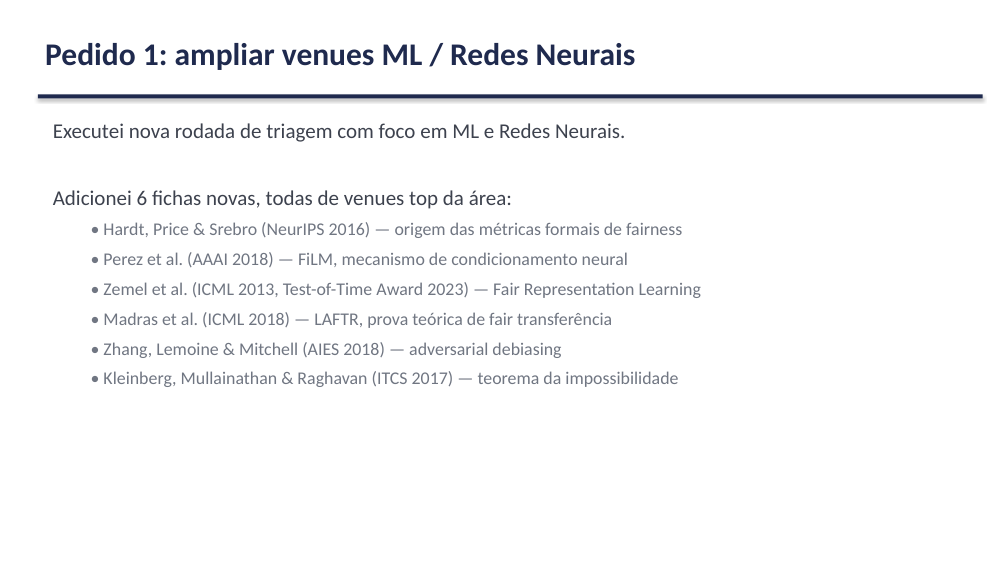
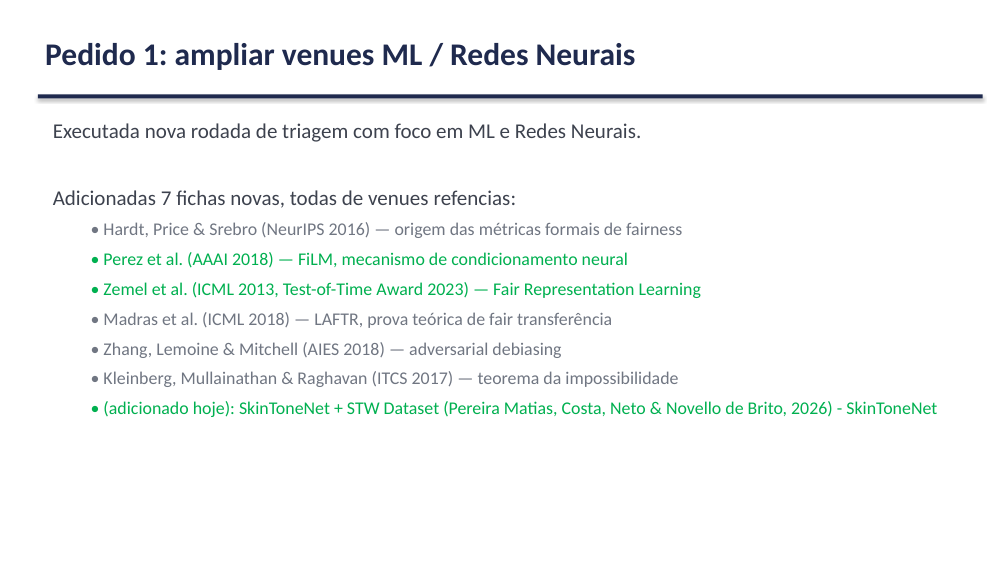
Before and after one commit to marcellozzetti/Facial-Recognition-Models-Mitigating-Bias, a slide deck: slide 7 of docs/ativo/material_reuniao_orientador_v3.2.1.pptx. Drawn at 1008x567 pixels with LibreOffice and Linux fonts; fonts in the diff are those of the drawing. Boxes give left, top, right and bottom in pixels: in the first picture for what was removed or moved away, otherwise in the second. Text is boxed around its words. In the diff, an @@ line names an element or a change of style, - is before the commit and + after.

```diff
--- a/docs/ativo/material_reuniao_orientador_v3.2.1.pptx
+++ b/docs/ativo/material_reuniao_orientador_v3.2.1.pptx
@@ text at box(53, 123, 641, 208): text changed @@
-Executei nova rodada de triagem com foco em ML e Redes Neurais.
-Adicionei 6 fichas novas, todas de venues top da área:
+Executada nova rodada de triagem com foco em ML e Redes Neurais.
+Adicionadas 7 fichas novas, todas de venues refencias:
@@ text at box(103, 252, 701, 298): text colour #707682 to #00B050 in "• Perez et al. (AAAI 2018) — ...", "• Zemel et al. (ICML 2013, Test-of-Time ..." @@
@@ text at box(103, 401, 937, 417): paragraph added @@
+  • (adicionado hoje): SkinToneNet + STW Dataset (Pereira Matias, Costa, Neto & Novello de Brito, 2026) - SkinToneNet
```
Also in this commit, not shown: 9 other slides changed, 1 slide added, 1 other file.
